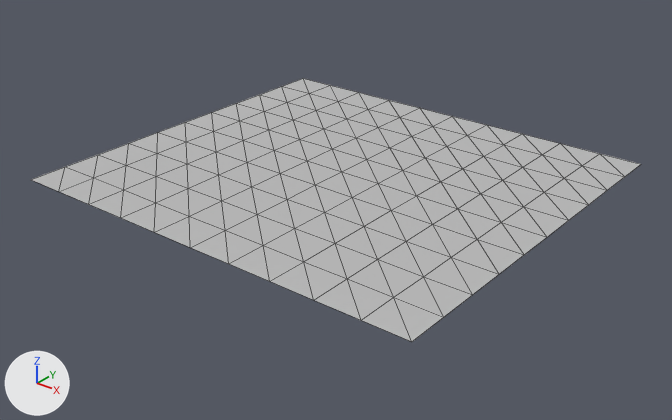
An edit to the FBX model Assets/Map.fbx, drawn before and after from the same camera.
Rendered twice from a 50 mm camera at (0.477, -0.609, 0.327) aimed at (0.01, -0.025, -0.035). Every picture has the same lights, and +X, +Y and +Z are marked at lower left. Mesh edges are drawn as thin lines. Where no turn or scale is listed for an object, it has been applied to the vertices.

Before the edit, the objects in view are built like this:
```python
mat_lambert2 = principled_material('lambert2')
mat_lambert2.base_color = (0.5, 0.5, 0.5)  # grey #bcbcbc
me_mesh = bpy.data.meshes.new('Mesh')
me_mesh.from_pydata(...)  # 121 vertices, 200 faces; spans x -0.202..0.202, y -0.184..0.184, z 0.0
me_mesh.materials.append(mat_lambert2)  # grey #bcbcbc
ob_pplane1 = bpy.data.objects.new('pPlane1', me_mesh)
ob_pplane1.location = (0.0045, -0.01, -0.0045)
```
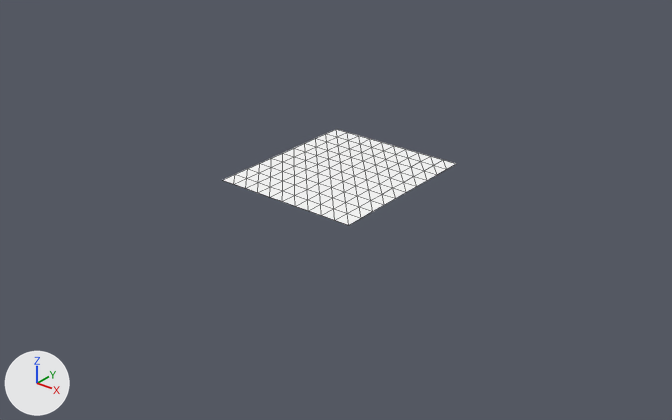
Scene script edits in JSON lines:
```json
{"op": "set", "path": "mat_lambert2.base_color", "old": "(0.5, 0.5, 0.5)", "new": "(1.0, 1.0, 1.0)", "note": "grey #bcbcbc -> white #ffffff"}
{"block": "me_mesh", "where": "me_mesh.from_pydata(...)  # 121 vertices, 200 faces; spans x -0.202..0.202, y -0.184..0.184, z 0.0"}
{"block": "me_mesh", "where": "# used by ob_pplane1; location = (0.0045, -0.01, -0.0045)"}
{"block": "me_mesh", "change": "me_mesh part 1: the whole mesh is scaled about its middle by (0.347, 0.433, 0.433)"}
```

Pixel boxes [x1, y1, x2, y2] of what changed, in the pictures (672 x 420 px):
```json
{"object": "pPlane1", "change": "recoloured, mesh rescaled", "before": [31, 78, 641, 342], "after": [224, 129, 456, 225], "on screen": "grey to white, 62% narrower, 63% shorter"}
```
